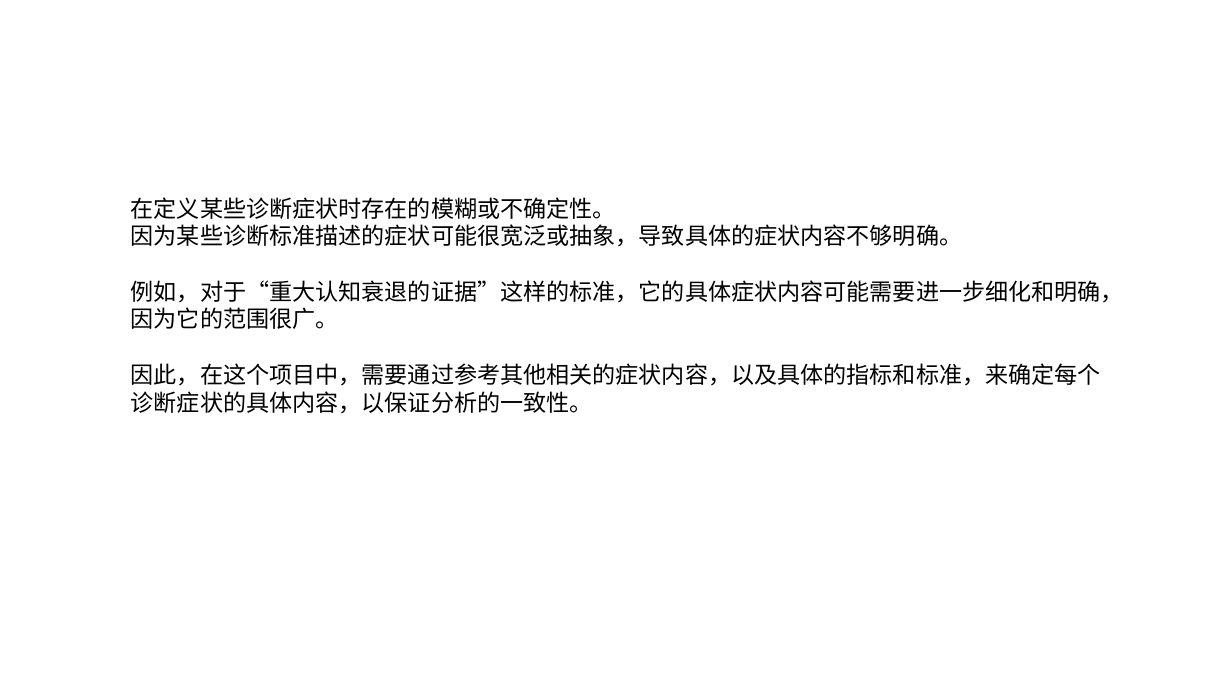
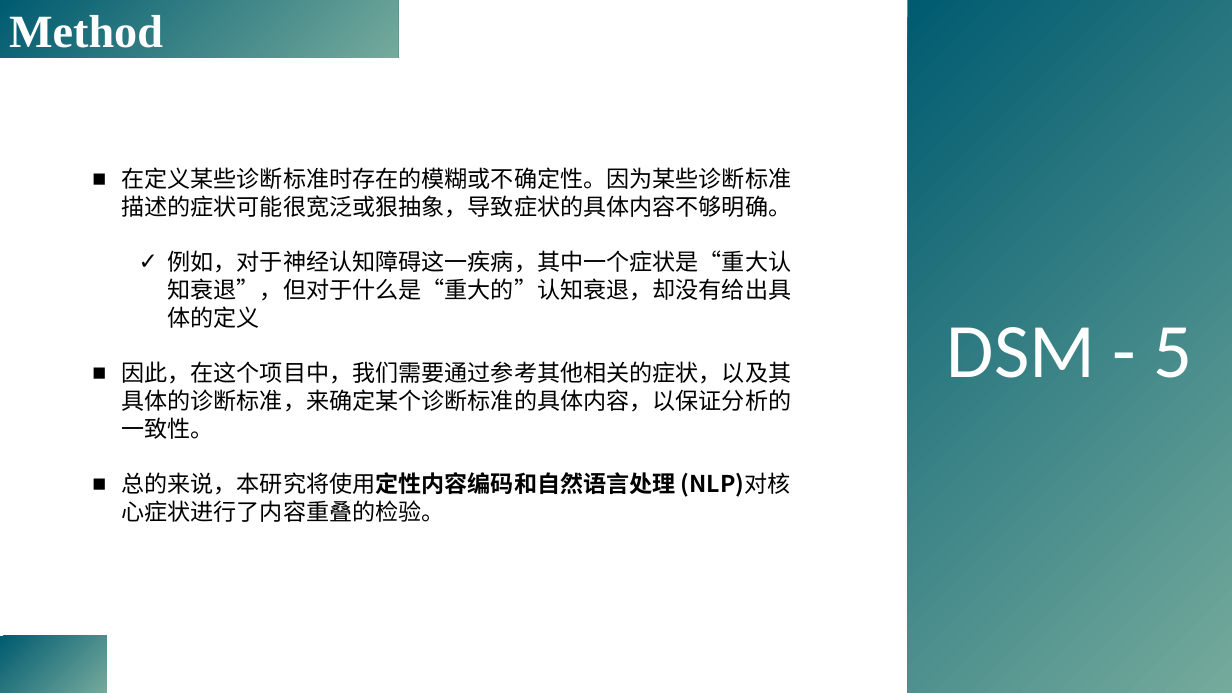
Before and after one commit to yuki-961004/Presentation, a slide deck: slide 7 of 230518_DSM5/Forbes_2023_psyarxiv.pptx (slide 11 before the commit). Drawn at 1232x693 pixels with LibreOffice and Linux fonts; fonts in the diff are those of the drawing; background and template pictures are left out. Boxes give left, top, right and bottom in pixels: in the first picture for what was removed or moved away, otherwise in the second. Text is boxed around its words. In the diff, an @@ line names an element or a change of style, - is before the commit and + after.

Commit message:
method

```diff
--- a/230518_DSM5/Forbes_2023_psyarxiv.pptx
+++ b/230518_DSM5/Forbes_2023_psyarxiv.pptx
@@ rectangle added at bbox=[0, 0, 398, 57], fill gradient #005B70 to #74AA9C, 36 pt, text #FFFFFF, bold @@
+Method
@@ rectangle added at bbox=[908, 0, 1232, 693], fill gradient #005B70 to #74AA9C, 60 pt, text #FFFFFF @@
+DSM - 5
@@ text at bbox=[121, 167, 792, 522]: text changed; font Lato to Noto Sans CJK SC @@
-在定义某些诊断症状时存在的模糊或不确定性。
-因为某些诊断标准描述的症状可能很宽泛或抽象，导致具体的症状内容不够明确。
-例如，对于“重大认知衰退的证据”这样的标准，它的具体症状内容可能需要进一步细化和明确，因为它的范围很广。
-因此，在这个项目中，需要通过参考其他相关的症状内容，以及具体的指标和标准，来确定每个诊断症状的具体内容，以保证分析的一致性。
+■ 在定义某些诊断标准时存在的模糊或不确定性。因为某些诊断标准描述的症状可能很宽泛或狠抽象，导致症状的具体内容不够明确。
+  ✓ 例如，对于神经认知障碍这一疾病，其中一个症状是“重大认知衰退”，但对于什么是“重大的”认知衰退，却没有给出具体的定义
+■ 因此，在这个项目中，我们需要通过参考其他相关的症状，以及其具体的诊断标准，来确定某个诊断标准的具体内容，以保证分析的一致性。
+■ 总的来说，本研究将使用定性内容编码和自然语言处理 (NLP)对核心症状进行了内容重叠的检验。
@@ rectangle added at bbox=[0, 636, 106, 693], fill gradient #005B70 to #74AA9C @@
```
Also in this commit, not shown: 3 other slides changed, 3 slides added, 6 slides removed, 1 other file.
